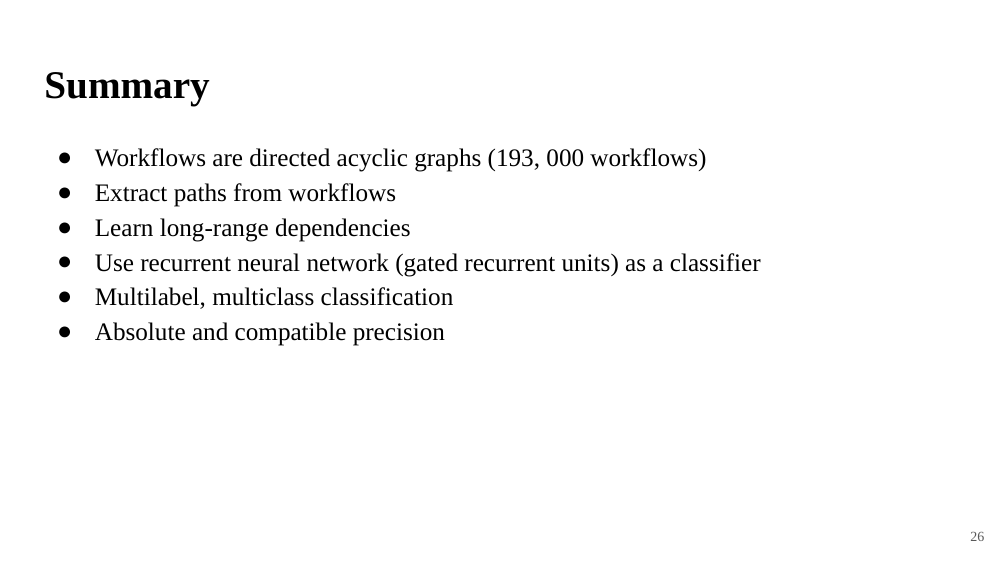
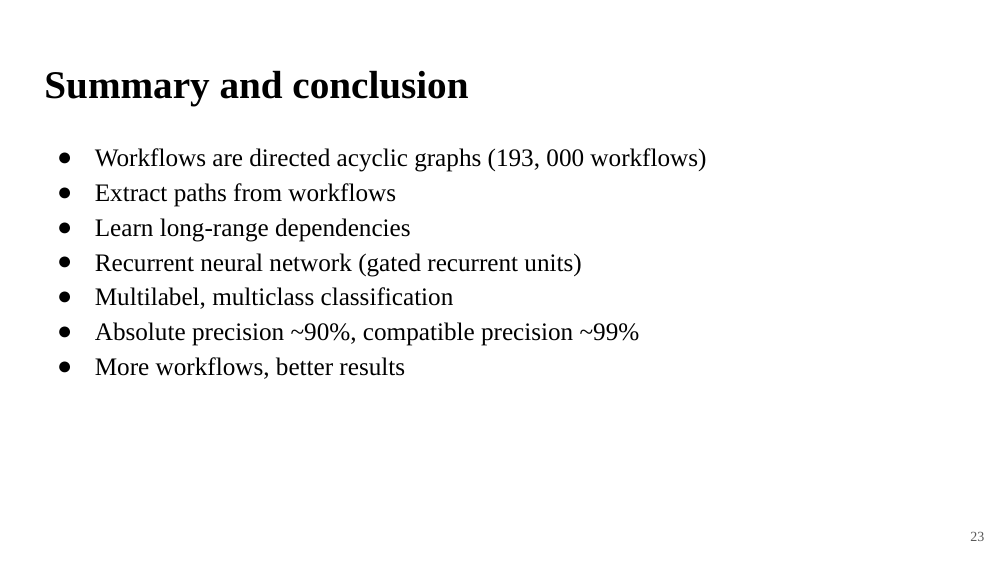
Before and after one commit to anuprulez/latex_master_thesis, a slide deck: slide 23 of Presentation_figures/MasterThesisPresentation.pptx (slide 26 before the commit). Drawn at 1008x567 pixels with LibreOffice and Linux fonts; fonts in the diff are those of the drawing. Boxes give left, top, right and bottom in pixels: in the first picture for what was removed or moved away, otherwise in the second. Text is boxed around its words. In the diff, an @@ line names an element or a change of style, - is before the commit and + after.

```diff
--- a/Presentation_figures/MasterThesisPresentation.pptx
+++ b/Presentation_figures/MasterThesisPresentation.pptx
@@ title at (44, 70, 468, 105): text changed @@
-Summary
+Summary and conclusion
@@ text at (95, 253, 581, 277): text changed @@
-● Use recurrent neural network (gated recurrent units) as a classifier
+● Recurrent neural network (gated recurrent units)
@@ text at (95, 322, 640, 379): text changed @@
-● Absolute and compatible precision
+● Absolute precision ~90%, compatible precision ~99%
+● More workflows, better results
@@ page number at (970, 532, 984, 541): text changed @@
-26
+23
```
Also in this commit, not shown: 21 other slides changed, 3 slides added, 4 slides removed, 3 other files.
